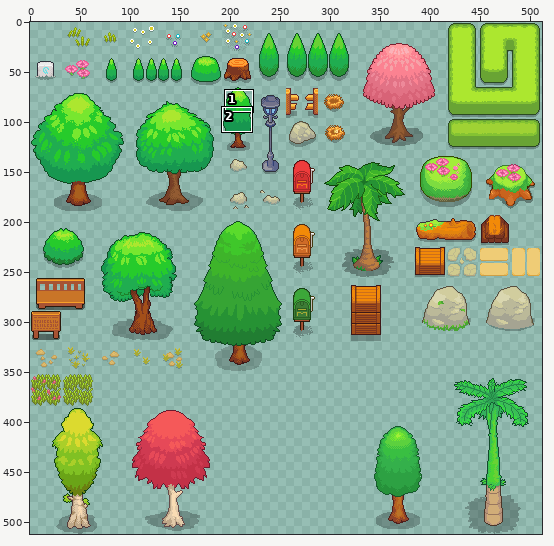
File history of a sprite sheet, img/tilesets/Growing_OutsideB_Spring.png. The first picture is a wide view before the edit; the outline marks the close-up.
Close-up. Old version:
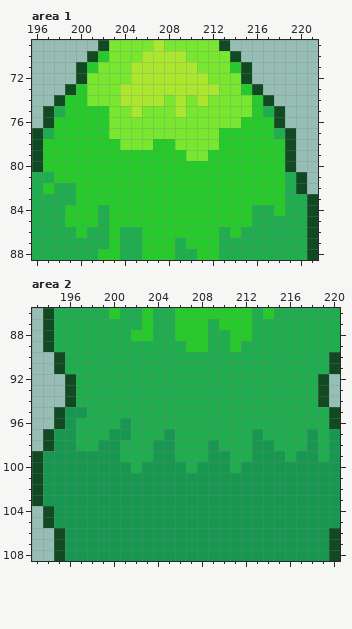
The file is 512x512 pixels. Colours within 5 levels of each other are drawn and written as one. Shown: area 1: x 196..221, y 69..88; area 2: x 193..220, y 86..108. The commit also changed other parts of the picture, which this record leaves out.
Once edited:
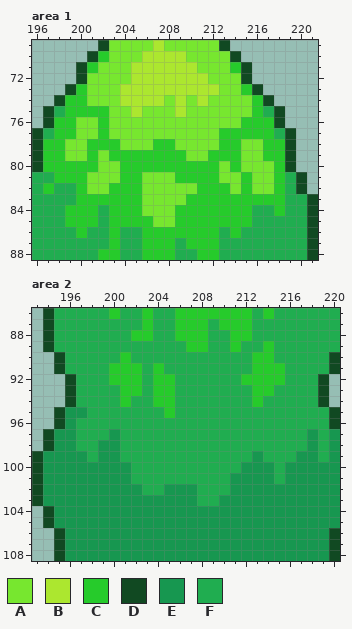
Palette (. is transparent): A #77e72f  B #ace72f  C #26cb2b  D #114922  E #179750  F #20ad50
Edits made:
Area 1:
y 76..77: x 200..201 CC -> AA
y 78: x 199..200 CC -> AA; x 215..216 CC -> AA
y 79: x 199..200 CC -> AA; x 202 C -> A; x 215..216 CC -> AA
y 80: x 202..203 CC -> AA; x 213 C -> A; x 215..217 CCC -> AAA
y 81: x 201..203 CCC -> AAA; x 206..208 CCC -> AAA; x 213..214 CC -> AA; x 216..217 CC -> AA
y 82: x 201..202 CC -> AA; x 206..210 CCCCC -> AAAAA; x 214 C -> A; x 216..217 CC -> AA
y 83: x 206..209 CCCC -> AAAA
y 84: x 206..208 CCC -> AAA
y 85: x 207..208 CC -> AA
Area 2:
y 89: x 214 F -> C
y 90: x 201 F -> C; x 213..214 FF -> CC
y 91: x 200..202 FFF -> CCC; x 204 F -> C; x 213..215 FFF -> CCC
y 92: x 200..202 FFF -> CCC; x 204..205 FF -> CC; x 212..215 FFFF -> CCCC
y 93: x 201..202 FF -> CC; x 204..205 FF -> CC; x 213..214 FF -> CC
y 94: x 201 F -> C; x 204..205 FF -> CC; x 213 F -> C
y 95: x 205 F -> C
y 96: x 201 E -> F
y 97: x 201 E -> F; x 205 E -> F; x 213 E -> F
y 98: x 204..205 EE -> FF; x 209 E -> F; x 213..214 EE -> FF
y 99: x 198 E -> F; x 204..205 EE -> FF; x 209..210 EE -> FF; x 214..215 EE -> FF
y 100: x 203..206 EEEE -> FFFF; x 208..210 EEE -> FFF; x 215 E -> F
y 101: x 202..210 EEEEEEEEE -> FFFFFFFFF; x 215 E -> F
y 102: x 203..204 EE -> FF; x 208..210 EEE -> FFF
y 103: x 208..209 EE -> FF
